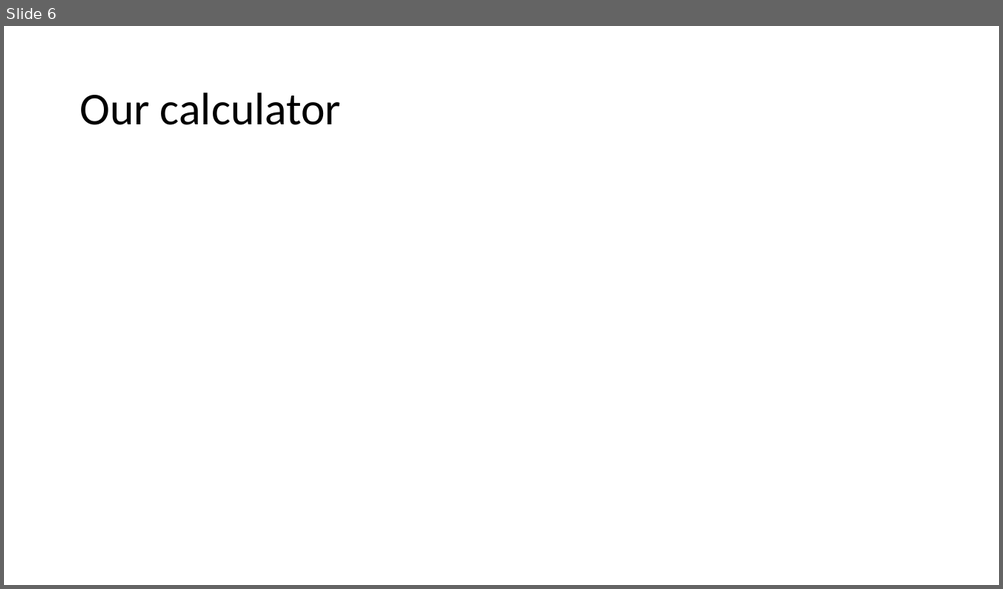
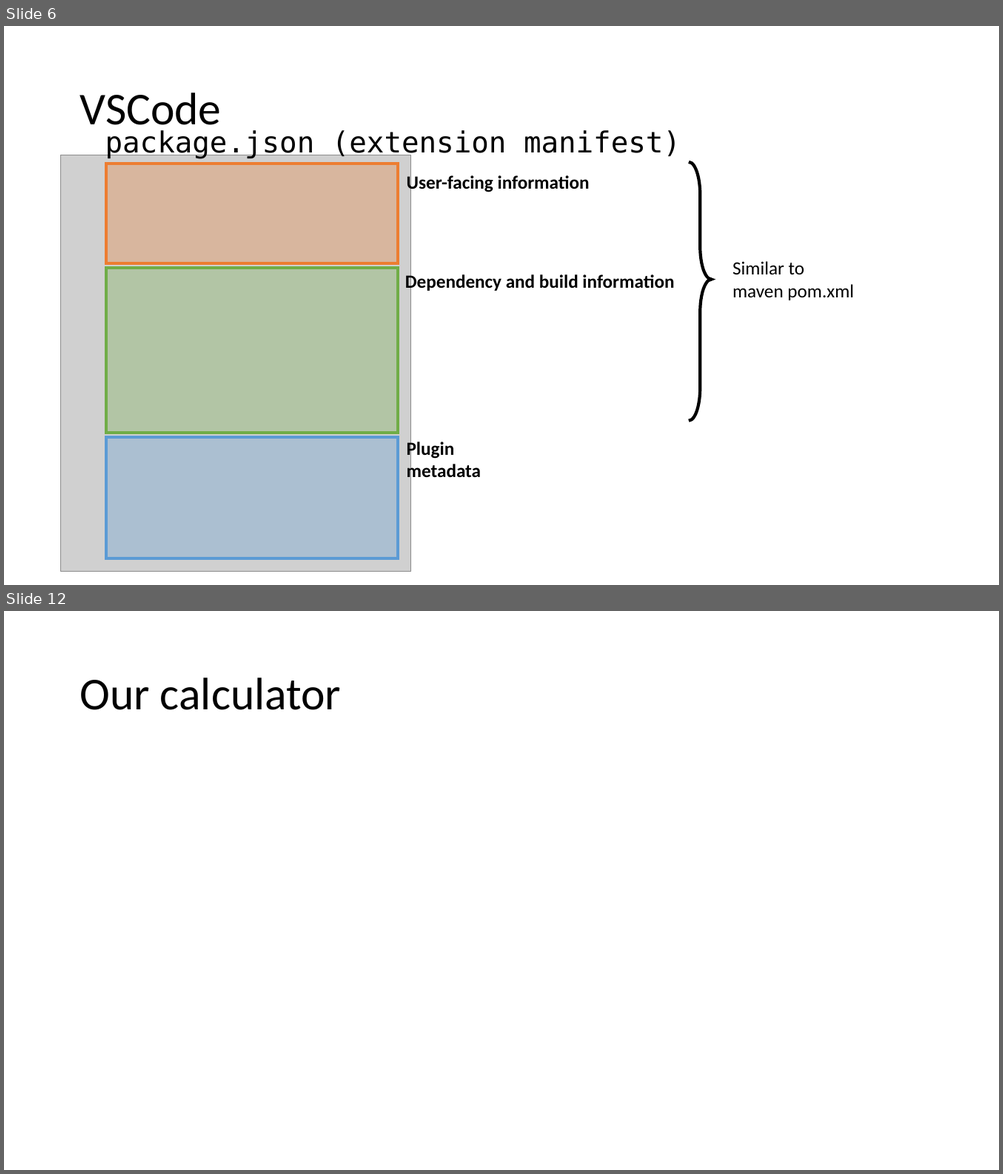
Before and after one commit to diffplug/sockets-and-plugs, a slide deck: Socket and Plugs.pptx. Shown one above the other, each under a label of ours: slide 6 before the commit, slides 6 and 12 after it; the slides between them are not shown. The pictures are 1003x589 and 1003x1174 pixels, drawn with LibreOffice and Linux fonts; fonts in the diff are those of the drawing; grey boxes stand for pictures. Boxes give left, top, right and bottom in pixels: in the first picture for what was removed or moved away, otherwise in the second. Text is boxed around its words. In the diff, an @@ line names an element or a change of style, - is before the commit and + after.

Commit message:
Added VSCode example.

```diff
--- a/Socket and Plugs.pptx
+++ b/Socket and Plugs.pptx
@@ slide 6 added at [4, 26, 999, 585], background #FFFFFF @@
@@ title added at [79, 93, 221, 136], 44 pt, text #000000 @@
+VSCode
@@ text added at [105, 130, 680, 159], 28 pt, text #000000 @@
+package.json (extension manifest)
@@ picture added at [61, 155, 410, 572] @@
@@ rectangle added at [106, 164, 398, 264], fill #ED7D31 at 31% opacity, outline #ED7D31 2.75 pt @@
@@ text added at [407, 173, 589, 193], 18 pt, text #000000, bold @@
+User-facing information
@@ right brace added at [689, 162, 711, 420], outline #000000 3 pt @@
@@ rectangle added at [106, 268, 398, 434], fill #70AD47 at 31% opacity, outline #70AD47 2.75 pt @@
@@ text added at [732, 261, 854, 301], 18 pt, text #000000 @@
+Similar to maven pom.xml
@@ text added at [405, 273, 674, 293], 18 pt, text #000000, bold @@
+Dependency and build information
@@ rectangle added at [106, 437, 398, 559], fill #5B9BD5 at 31% opacity, outline #5B9BD5 2.75 pt @@
@@ text added at [407, 440, 481, 483], 18 pt, text #000000, bold @@
+Plugin metadata
@@ what was slide 6 is now slide 12 @@
```
Also in this commit, not shown: 3 slides changed, 8 other slides added, 11 other files.
